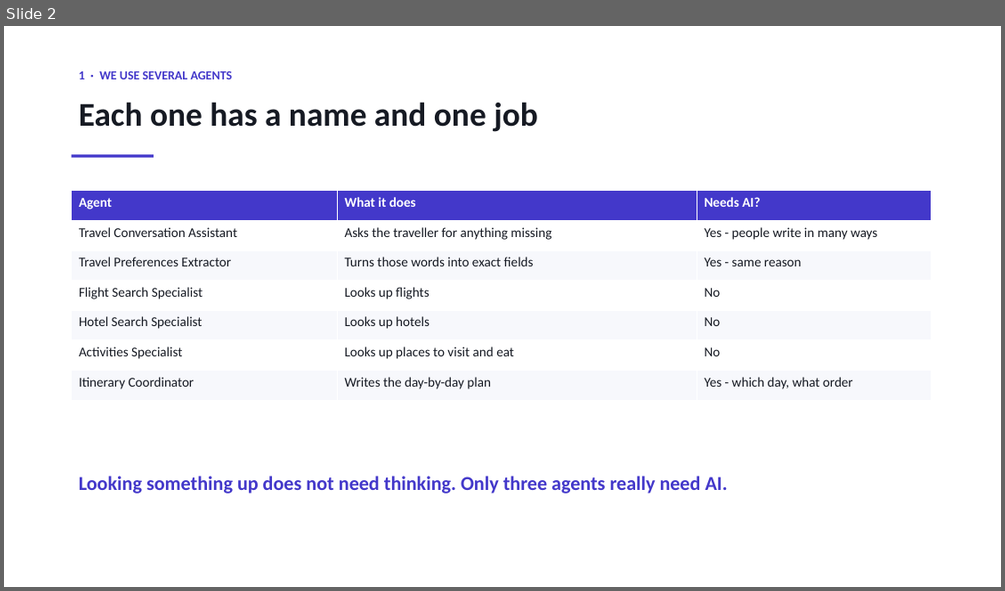
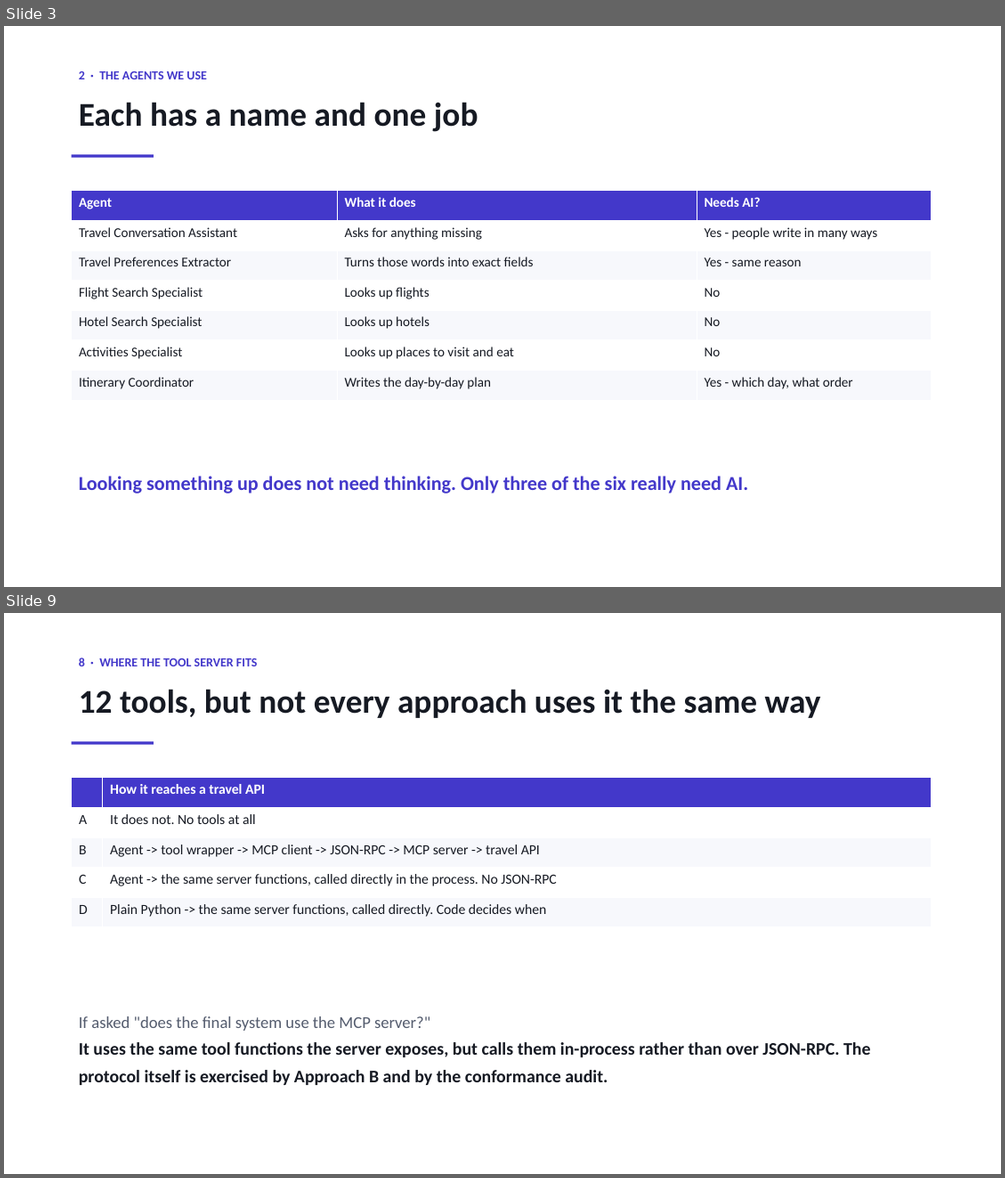
Before and after one commit to sherali143/Trip-Planner, a slide deck: submission/CMP7200_Viva_Presentation.pptx. Shown one above the other, each under a label of ours: slide 2 before the commit, slides 3 and 9 after it; the slides between them are not shown. The pictures are 1005x591 and 1005x1178 pixels, drawn with LibreOffice and Linux fonts; fonts in the diff are those of the drawing. Boxes give left, top, right and bottom in pixels: in the first picture for what was removed or moved away, otherwise in the second. Text is boxed around its words. In the diff, an @@ line names an element or a change of style, - is before the commit and + after.

```diff
--- a/submission/CMP7200_Viva_Presentation.pptx
+++ b/submission/CMP7200_Viva_Presentation.pptx
@@ slide 9 added at (4,613,1001,1174), background #FFFFFF @@
@@ text added at (79,657,258,666), 12 pt, text #4338CA, bold @@
+8 · WHERE THE TOOL SERVER FITS
@@ text added at (79,689,821,718), 32 pt, text #161A23, bold @@
+12 tools, but not every approach uses it the same way
@@ rectangle added at (72,742,154,745), fill #4338CA @@
@@ table added at (72,778,931,927), 5 rows, 2 columns @@
+ | How it reaches a travel API
+A | It does not. No tools at all
+B | Agent -> tool wrapper -> MCP client -> JSON-RPC -> MCP server -> travel API
+C | Agent -> the same server functions, called directly in the process. No JSON-RPC
+D | Plain Python -> the same server functions, called directly. Code decides when
@@ text added at (79,1016,870,1085), 17 pt, text #161A23, bold @@
+If asked "does the final system use the MCP server?"
+It uses the same tool functions the server exposes, but calls them in-process rather than over JSON-RPC. The protocol itself is exercised by Approach B and by the conformance audit.
@@ what was slide 2 is now slide 3 @@
@@ slide 3 changed as well @@
@@ text at (79,71,207,79): text changed @@
-1 · WE USE SEVERAL AGENTS
+2 · THE AGENTS WE USE
@@ text at (79,102,478,132): text changed @@
-Each one has a name and one job
+Each has a name and one job
@@ table at (72,191,931,400) @@
-row 2, column 2: Asks the traveller for anything missing
+row 2, column 2: Asks for anything missing
@@ text at (79,475,748,493): text changed @@
-Looking something up does not need thinking. Only three agents really need AI.
+Looking something up does not need thinking. Only three of the six really need AI.
```
Also in this commit, not shown: 2 other slides changed, 8 other slides added, 7 slides removed, 3 other files.
